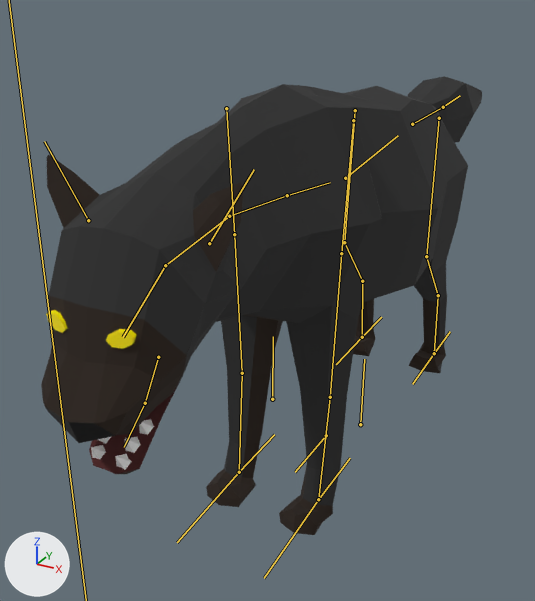
The glTF model Combat/Enemies/DireWolf/dire_wolf.glb: old version first, new version second.
Before and after are seen from a camera (50 mm lens) standing at (1.06, -2.45, 1.79) and looking at (-0.29, 0.01, 0.56). The axes (+X, +Y, +Z) are drawn at lower left. The lights are the same throughout. The bones that bend it are drawn over the model as lines.

The first picture shows 'Model'.
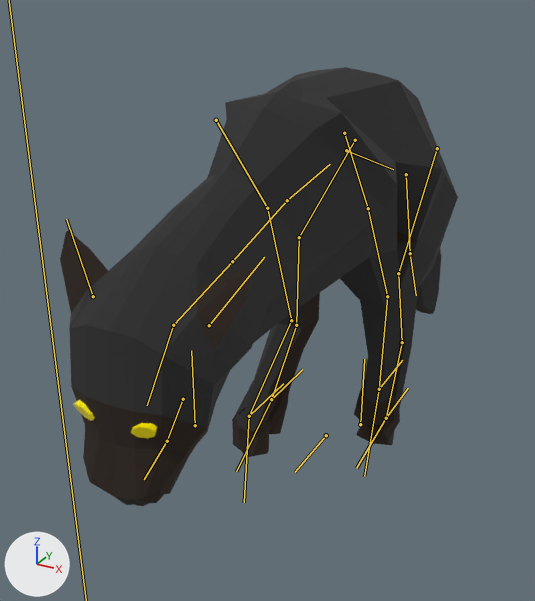
The newer file adds an action. The first version stands in its rest pose; the second is drawn at frame 1 of the action 'Run'.

Boxes [x1, y1, x2, y2] around the edits, measured in the pictures (535 x 601 px):
'Model', posed (10% narrower)
    before: [41, 76, 482, 535]
    after: [60, 67, 458, 506]
bone 'chest', root to tip
    before: (287, 195) to (330, 182)
    after: (287, 200) to (330, 164)
bone 'hindquarters', root to tip
    before: (345, 178) to (398, 135)
    after: (346, 150) to (393, 169)
bone 'tail1', root to tip
    before: (412, 124) to (443, 107)
    after: (406, 174) to (410, 253)
bone 'tail2', root to tip
    before: (443, 107) to (460, 95)
    after: (410, 253) to (416, 295)
bone 'upper_leg.L', root to tip
    before: (439, 118) to (426, 256)
    after: (437, 148) to (398, 273)
bone 'middle_leg.L', root to tip
    before: (426, 256) to (438, 295)
    after: (398, 273) to (402, 342)
bone 'lower_leg.L', root to tip
    before: (438, 295) to (434, 353)
    after: (402, 342) to (386, 418)
bone 'back_paw.L', root to tip
    before: (434, 353) to (412, 384)
    after: (386, 418) to (356, 468)
bone 'upper_leg.R', root to tip
    before: (355, 110) to (344, 242)
    after: (355, 140) to (299, 237)
bone 'middle_leg.R', root to tip
    before: (344, 242) to (362, 281)
    after: (299, 237) to (296, 325)
bone 'lower_leg.R', root to tip
    before: (362, 281) to (362, 337)
    after: (296, 325) to (271, 399)
bone 'back_paw.R', root to tip
    before: (362, 337) to (336, 364)
    after: (271, 399) to (236, 471)
bone 'upper_arm.L', root to tip
    before: (353, 120) to (341, 253)
    after: (344, 133) to (368, 208)
bone 'middle_arm.L', root to tip
    before: (341, 253) to (330, 397)
    after: (368, 208) to (387, 296)
bone 'lower_arm.L', root to tip
    before: (330, 397) to (318, 499)
    after: (387, 296) to (379, 389)
bone 'front_paw.L', root to tip
    before: (318, 499) to (264, 578)
    after: (379, 389) to (364, 476)
bone 'upper_arm.R', root to tip
    before: (226, 108) to (234, 234)
    after: (216, 120) to (267, 208)
bone 'middle_arm.R', root to tip
    before: (234, 234) to (242, 373)
    after: (267, 208) to (291, 320)
bone 'lower_arm.R', root to tip
    before: (242, 373) to (239, 472)
    after: (291, 320) to (249, 416)
bone 'front_paw.R', root to tip
    before: (239, 472) to (177, 542)
    after: (249, 416) to (244, 502)
bone 'neck1', root to tip
    before: (287, 195) to (229, 216)
    after: (287, 200) to (232, 261)
bone 'neck2', root to tip
    before: (229, 216) to (165, 265)
    after: (232, 261) to (173, 325)
bone 'head', root to tip
    before: (165, 265) to (123, 337)
    after: (173, 325) to (147, 405)
bone 'upper_jaw', root to tip
    before: (158, 357) to (145, 403)
    after: (183, 399) to (167, 441)
bone 'ear.L', root to tip
    before: (209, 243) to (254, 169)
    after: (209, 325) to (264, 257)
bone 'ear.R', root to tip
    before: (88, 220) to (44, 141)
    after: (93, 296) to (66, 219)

What the commit changed:
Bone 'chest' (bone_chest) moves from (0.0, 0.0, 0.0) to (0.0, 0.002, -0.017).
Bone 'chest' (bone_chest) turns from (0, 0, 0) to (14, 0, 0) degrees about its own x, y and z.
Bone 'hindquarters' (bone_hindquarters) turns from (0, 0, 0) to (-40, 0, 0) degrees about its own x, y and z.
Bone 'tail1' (bone_tail1) turns from (0, 0, 0) to (-46, 0, 0) degrees about its own x, y and z.
Bone 'tail2' (bone_tail2) turns from (0, 0, 0) to (23, -2, 0) degrees about its own x, y and z.
Bone 'upper_leg.L' (bone_upper_leg_l) turns from (0, 0, 0) to (-1, 0, 19) degrees about its own x, y and z.
Bone 'middle_leg.L' (bone_middle_leg_l) turns from (0, 0, 0) to (0, 0, -21) degrees about its own x, y and z.
Bone 'lower_leg.L' (bone_lower_leg_l) turns from (0, 0, 0) to (1, 0, 6) degrees about its own x, y and z.
Bone 'back_paw.L' (bone_back_paw_l) turns from (0, 0, 0) to (-1, 0, -36) degrees about its own x, y and z.
Bone 'upper_leg.R' (bone_upper_leg_r) turns from (0, 0, 0) to (-1, 1, -32) degrees about its own x, y and z.
Bone 'middle_leg.R' (bone_middle_leg_r) turns from (0, 0, 0) to (0, 0, 13) degrees about its own x, y and z.
Bone 'lower_leg.R' (bone_lower_leg_r) turns from (0, 0, 0) to (0, 0, -4) degrees about its own x, y and z.
Bone 'back_paw.R' (bone_back_paw_r) turns from (0, 0, 0) to (-2, 1, 79) degrees about its own x, y and z.
Bone 'upper_arm.L' (bone_upper_arm_l) turns from (0, 0, 0) to (29, 0, 1) degrees about its own x, y and z.
Bone 'middle_arm.L' (bone_middle_arm_l) turns from (0, 0, 0) to (-9, 0, -2) degrees about its own x, y and z.
Bone 'lower_arm.L' (bone_lower_arm_l) turns from (0, 0, 0) to (-30, 0, -1) degrees about its own x, y and z.
Bone 'front_paw.L' (bone_front_paw_l) turns from (0, 0, 0) to (74, -3, 3) degrees about its own x, y and z.
Bone 'upper_arm.R' (bone_upper_arm_r) turns from (0, 0, 0) to (20, -1, -5) degrees about its own x, y and z.
Bone 'middle_arm.R' (bone_middle_arm_r) turns from (0, 0, 0) to (-16, 1, 5) degrees about its own x, y and z.
Bone 'lower_arm.R' (bone_lower_arm_r) turns from (0, 0, 0) to (-49, 5, 10) degrees about its own x, y and z.
Bone 'front_paw.R' (bone_front_paw_r) turns from (0, 0, 0) to (114, 12, -7) degrees about its own x, y and z.
Bone 'neck1' (bone_neck1) turns from (0, 0, 0) to (-6, 0, 0) degrees about its own x, y and z.
Bone 'neck2' (bone_neck2) turns from (0, 0, 0) to (14, 0, 0) degrees about its own x, y and z.
Bone 'head' (bone_head) turns from (0, 0, 0) to (-13, 0, 0) degrees about its own x, y and z.
Bone 'upper_jaw' (bone_upper_jaw) turns from (0, 0, 0) to (30, 0, 0) degrees about its own x, y and z.
Bone 'ear.L' (bone_ear_l) turns from (0, 0, 0) to (-33, -19, 6) degrees about its own x, y and z.
Bone 'ear.R' (bone_ear_r) turns from (0, 0, 0) to (-33, 19, -6) degrees about its own x, y and z.
